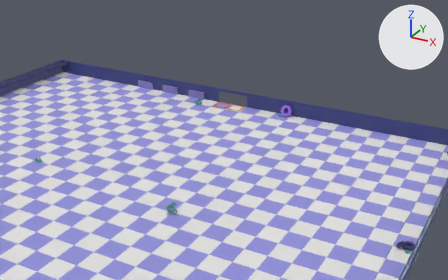
An edit to the glTF model client/public/models/ConveyorLevel.glb, drawn before and after from the same camera.
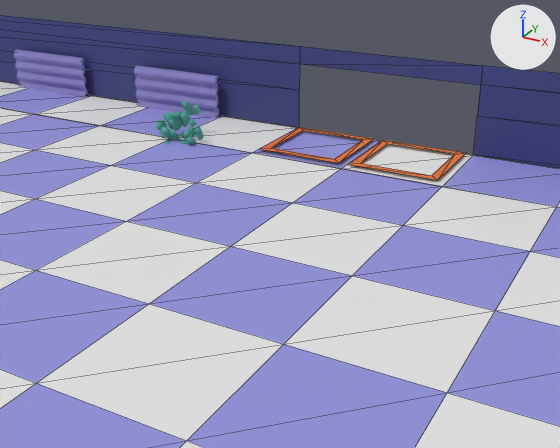
Each version is shown from a 50 mm lens placed at (42.9, -45.8, 34.0), pointed at (0.4, 31.6, -4.7), then close up from a 50 mm lens placed at (7.2, 16.3, 6.3), pointed at (-1.5, 32.1, -1.6). Lighting does not change. The marker at upper right points along +X, +Y and +Z. The last two pictures show the newer version. The close-ups show mesh edges as thin lines. Where no turn or scale is listed for an object, it has been applied to the vertices. Vertices at exactly the same position are counted once.
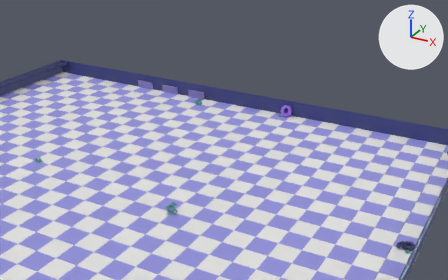
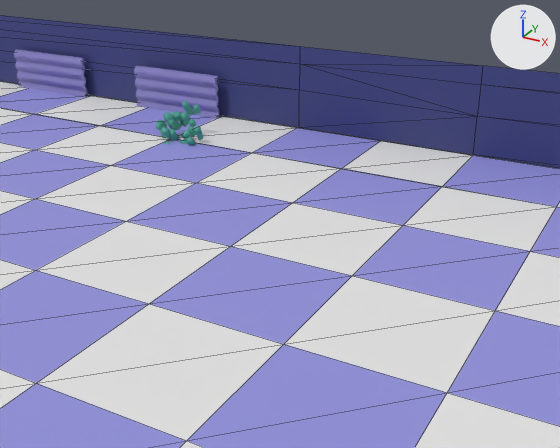
Boxes (x1, y1, x2, y2) around the edits, measured in the close-ups (560 x 448 px):
'indicator-special-cross.009', deleted (orange)
    before: (349, 140, 465, 180)
'indicator-special-cross.008', deleted (orange)
    before: (261, 127, 373, 163)
part 1 of me_cube_001, added
    after: (299, 64, 481, 155)

The change in detail:
me_cube_001 is used by ob_room_002; location (0.35, -4.83, 0.0).
Verts and faces of me_cube_001; kept vertices keep their numbers, new ones are numbered from 142.
Before the commit, vertices of me_cube_001: 83 (-2.8, 39.9, 0.0) at pixel (299, 127), 85 (-2.8, 39.9, 1.8) at pixel (299, 63), 86 (-2.8, 39.9, 1.1) at pixel (299, 89), 88 (2.1, 39.9, 0.0) at pixel (473, 154), 89 (2.1, 39.9, 1.8) at pixel (480, 84).
Before the commit, vertices of me_cube_001: 90 (2.1, 39.9, 1.0) at pixel (477, 116).
me_cube_001 had 142 vertices, 166 faces and spanned x -35.3..34.6, y -30.2..39.9, z 0.0..2.3.
me_cube_001 now has 142 vertices, 170 faces and spans x -35.3..34.6, y -30.2..39.9, z 0.0..2.3.
Part 1, on me_cube_001:
New faces: (85, 89, 90), (83, 90, 88), (85, 90, 86), (83, 86, 90) (mat_walls (dark blue #3a407a)).
Object 'indicator-special-cross.008' (ob_indicator_special_cross_008) is deleted.
Object 'indicator-special-cross.009' (ob_indicator_special_cross_009) is deleted.
